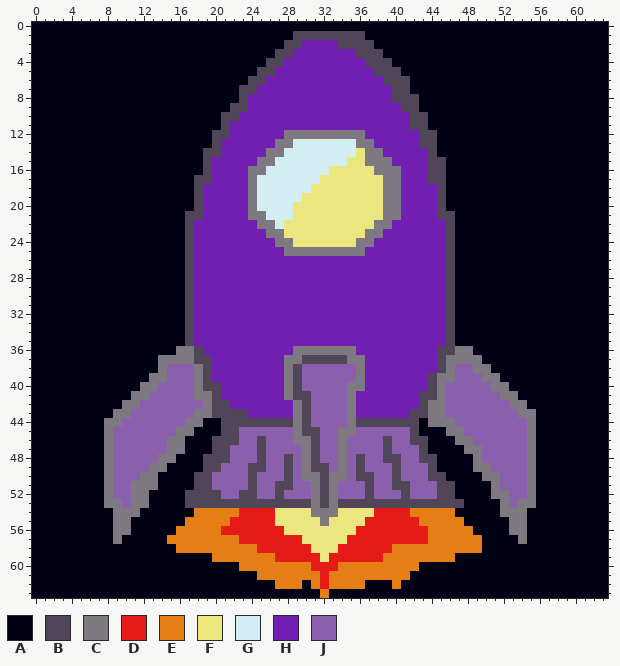
One commit to this pixel-art sprite: Assets/Player/1.png. The picture above is the old version.
The file is 64x64 pixels. Colours within 5 levels of each other are drawn and written as one.
Palette (. is transparent): A #000114  B #504657  C #7e7981  D #e61a16  E #e67e16  F #ece67e  G #d3eef3  H #711fb2  J #8a5fab
The same view after the edit:
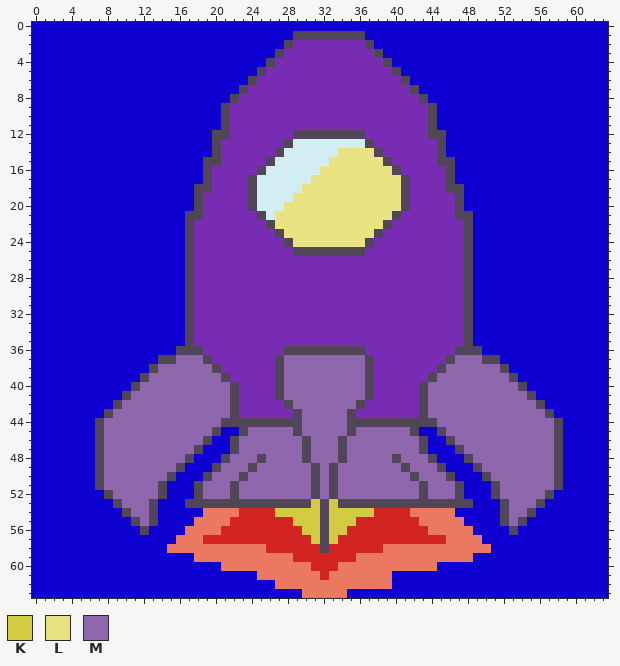
Colours new in this view: K #d2ca40  L #e9e384  M #8f67ad
Change:
colour A: #000114 -> #0f00d2
colour D: #e61a16 -> #d22420
colour E: #e67e16 -> #eb7962
colour H: #711fb2 -> #782cb3
Changed rows in their new state; - is a pixel that keeps its letter.
first column x 7:
 2 ----------------------H----HHH----------------------
 3 ---------------------H-------HH---------------------
 4 --------------------H---------HH--------------------
 5 -------------------H-----------HH-------------------
 6 ------------------H-------------HH------------------
 7 -----------------H---------------HHB----------------
 8 ---------------BH----------------HHHB---------------
 9 --------------BHH-----------------HHHB--------------
10 ---------------H-------------------HHB--------------
11 -----------------------------------HHB--------------
12 ---------------------HBBBBBBBB------H-B-------------
13 --------------------HB-------GB-----HHB-------------
14 ------------A------HB------LLLLB-----HB-------------
15 -------------B----HB------LLLLLLB----H-B------------
16 -----------------HB------LLLLLLLLB---HHB------------
17 -----------A-----B------LLLLLLLLLLB--HHB------------
18 ------------B----B-----LLLLLLLLLLLB---HBB-----------
19 -----------------B----LLLLLLLLLLLLB---HHB-----------
20 -----------------B---LLLLLLLLLLLLLB---HHB-----------
21 -----------------HB-LLLLLLLLLLLLLB----HHBB----------
22 ------------------HBLLLLLLLLLLLLB------HHB----------
23 -------------------HBLLLLLLLLLLB-------HHB----------
24 --------------------HBLLLLLLLLB--------HHB----------
25 ---------------------HBBBBBBBB---------HHB----------
26 ---------------------------------------HHB----------
27 ---------------------------------------HHB----------
28 ---------------------------------------HHB----------
29 ---------------------------------------HHB----------
30 ---------------------------------------HHB----------
31 ---------------------------------------HHB----------
32 ---------------------------------------HHB----------
33 ---------------------------------------HHB----------
34 ---------------------------------------HHB----------
35 ---------------------------------------HHB----------
36 ---------BB----------BBBBBBBBB--------HHBBB---------
37 -------BBMMM--------BMMMMMMMMMB-------HBMMMBB-------
38 ------BMMMMMMB------BMMMMMMMMMB--------MMMMMMB------
39 -----BMMMMMMMMB-----BMMMMMMMMMB-------MMMMMMMMB-----
40 ----BMMMMMMMMMMB----BMMMMMMMMMB-----BMMMMMMMMMMB----
41 ---BMMMMMMMMMMMB----BMMMMMMMMMB------MMMMMMMMMMMB---
42 --BMMMMMMMMMMMMB-----BMMMMMMMB-------MMMMMMMMMMMMB--
43 -BMMMMMMMMMMMMM-H-----BMMMMMB------H-MMMMMMMMMMMMMB-
44 BMMMMMMMMMMMMM--------BMMMMMB-------BBMMMMMMMMMMMMMB
45 BMMMMMMMMMMMMBAABMMMMMBMMMMMBMMMMMM---BMMMMMMMMMMMMB
46 BMMMMMMMMMMMBAA-MMMMMMMBMMMBMMMMMMMM---BMMMMMMMMMMMB
47 BMMMMMMMMMMB-AABMMMMMMMBMMMBMMMMMMMM----BMMMMMMMMMMB
48 BMMMMMMMMMB-AA-MMM-MMMMBMMMBMMMMM-MMM----BMMMMMMMMMB
49 BMMMMMMMMB--A-MMM-MMMMMM-MBMMMMMMMBMMMB---BMMMMMMMMB
50 BMMMMMMMB--A-MMMBMMMMMMMBMBMMMMMMMMBMMMB---BMMMMMMMB
51 BMMMMMMB----MMMBMMMMMMMMBMBMMMMMMMMMBMMMB---BMMMMMMB
52 -BMMMMMB--A-MMMBMMMMMMMMBMBMMMMMMMMMBMMMB---BMMMMMB-
53 -ABMMMB-----------------K-K--------------B---BMMMB--
54 --ABMMB----A--------KKKKKBKKKKK--------------BMMB---
55 --AABMB---A---------DDKKKBKKKD---------------BMB----
56 --AA-B---A-----------DDKKBKKD-----------------BA----
57 --A-----A---DDDD-------DKBKD---------DD--------A----
58 --------E---------E-----DBD-----E----------E--------
59 -----------EE-------EE---D---EEE--------EE----------
60 --------------EE--------------------EE--------------
61 ---------------------------------AA-----------------
62 -----------------------E-E----EEEA------------------
63 -----------------------EE-EE------------------------
Where, in picture pixels (left, top, right, bottom), the same in both pictures:
changed: (32, 22, 608, 598)
